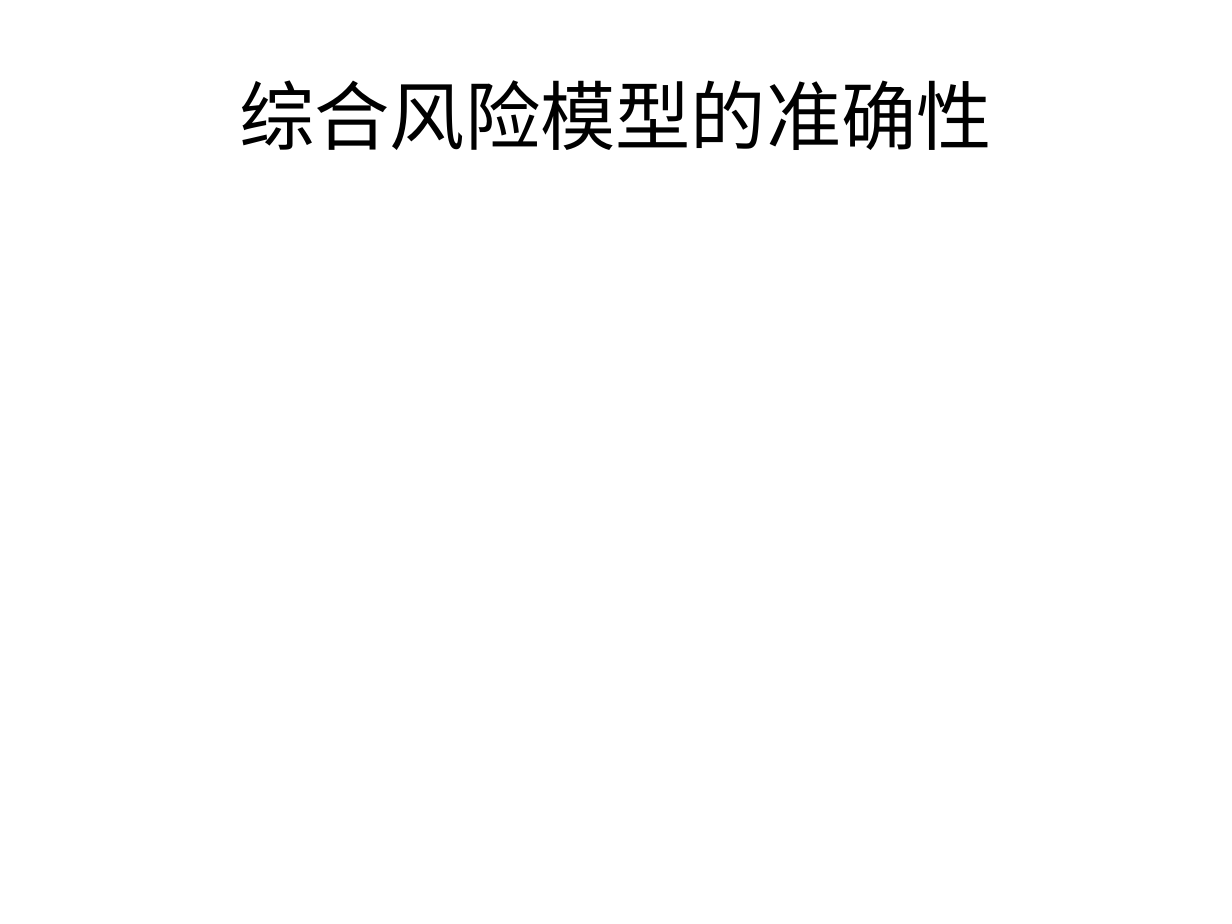
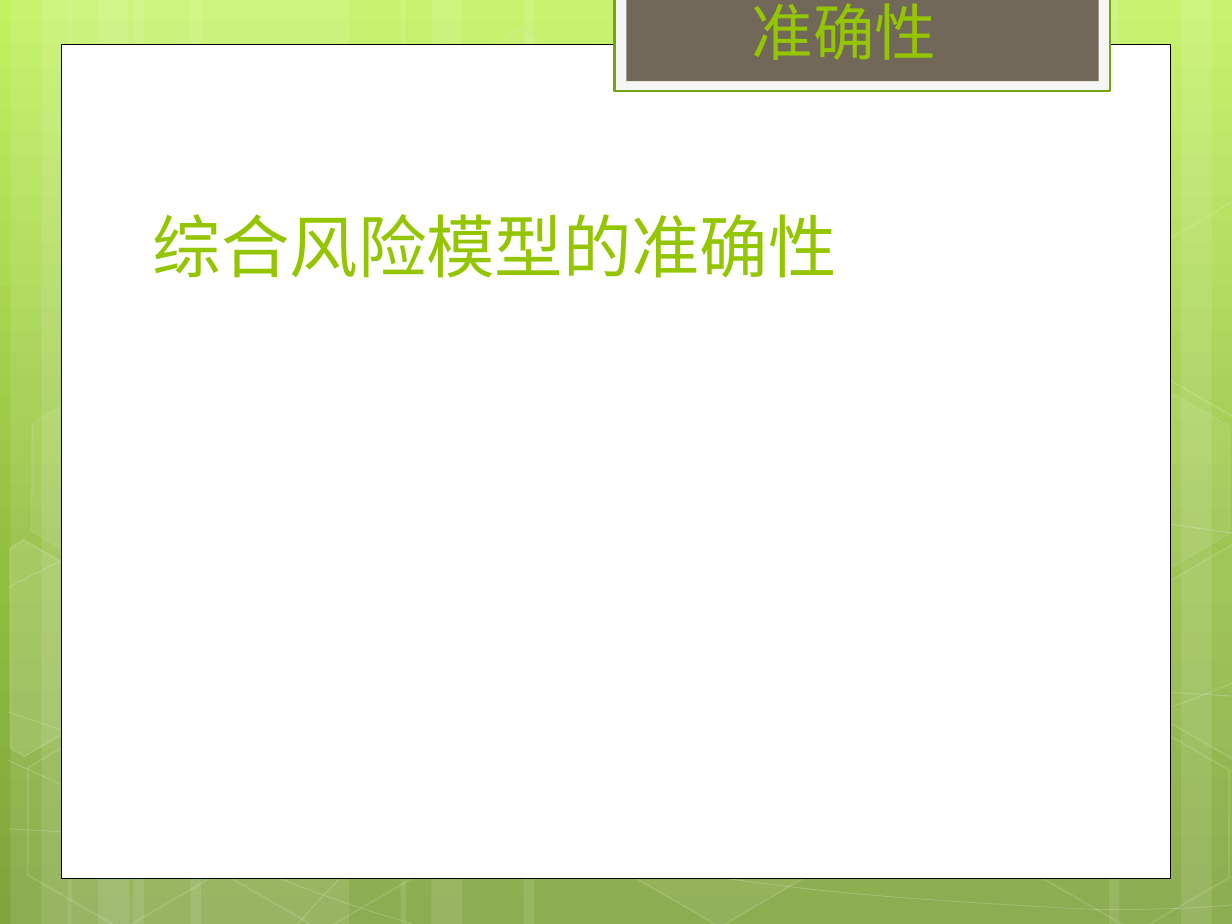
Before and after one commit to PercyChuang/nyf, a slide deck: slide 14 of UBI模型.pptx (slide 13 before the commit). Drawn at 1232x924 pixels with LibreOffice and Linux fonts; fonts in the diff are those of the drawing; grey boxes stand for pictures. Boxes give left, top, right and bottom in pixels: in the first picture for what was removed or moved away, otherwise in the second. Text is boxed around its words. In the diff, an @@ line names an element or a change of style, - is before the commit and + after.

```diff
--- a/UBI模型.pptx
+++ b/UBI模型.pptx
@@ background #FFFFFF to gradient #C3F35F to #93BF3F to #81A53E @@
@@ rectangle added at [615,0,1110,91], fill #F5F5F5, outline #74A510 1.25 pt @@
@@ rectangle added at [626,0,1098,81], fill #71685A @@
@@ text added at [751,3,936,60], 36 pt, text #94C600 @@
+准确性
@@ rectangle added at [62,44,1170,877], fill #FFFFFF, outline #000000 0.5 pt @@
@@ title "综合风险模型的准确性": place and size @@
-title "综合风险模型的准确性" at [239,80,992,150]
+title "综合风险模型的准确性" at [153,214,837,278]
@@ title "综合风险模型的准确性" at [153,214,837,278]: size 44 to 40 pt, font Calibri to TeX Gyre Adventor, text colour #000000 to #94C600; alignment centre to left; vertical alignment middle to bottom @@
@@ group added at [0,0,1232,924]: 12 rectangles, 8 freeform shapes, 8 hexagons @@
```
Also in this commit, not shown: 7 other slides changed, 6 slides added, 5 slides removed.
